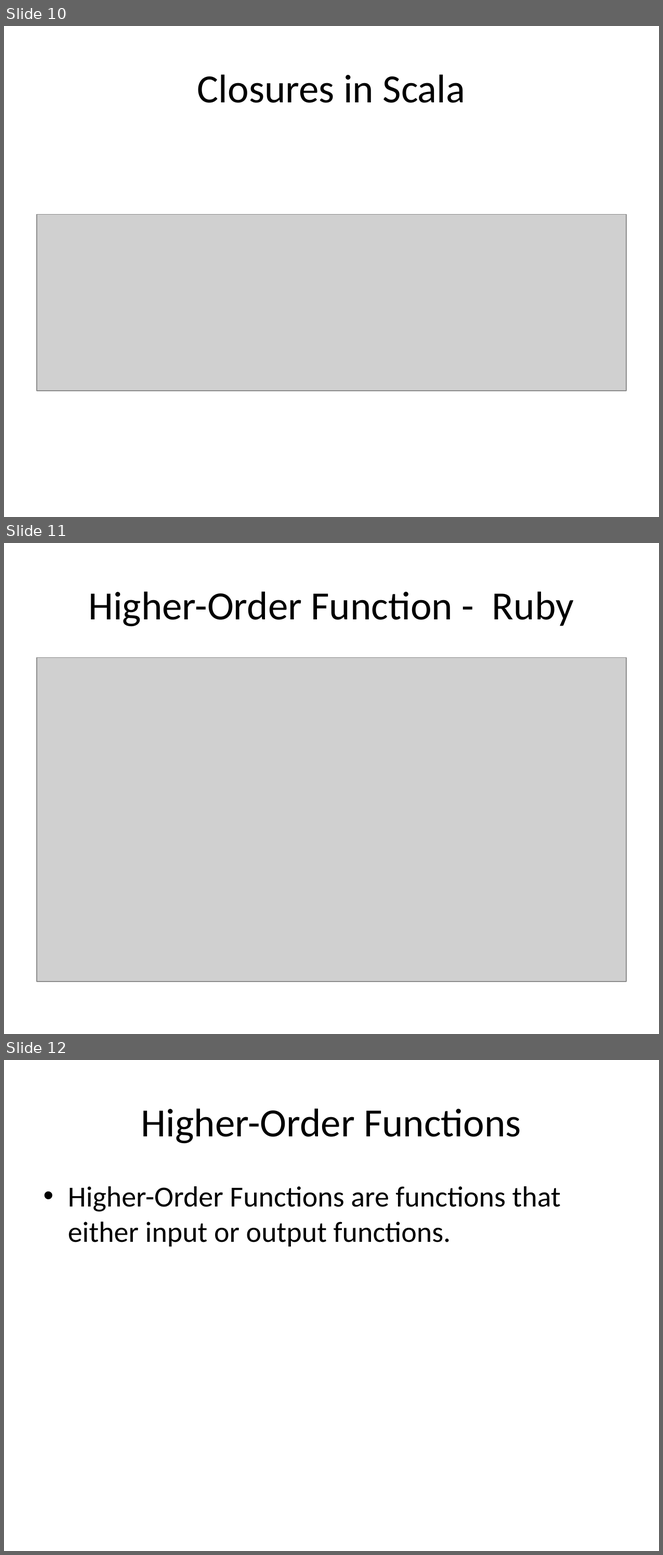
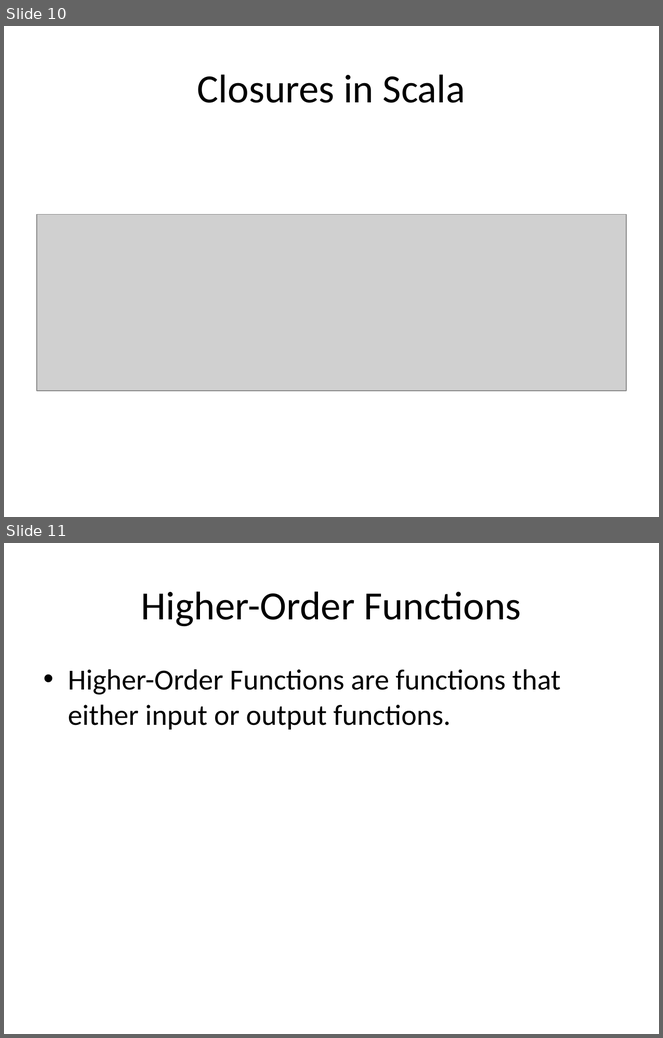
Before and after one commit to todkar/Away_Day, a slide deck: Scala_Away_Day.pptx. Shown one above the other, each under a label of ours: slides 10, 11 and 12 before the commit, slides 10 and 11 after it. The pictures are 663x1555 and 663x1038 pixels, drawn with LibreOffice and Linux fonts; fonts in the diff are those of the drawing; grey boxes stand for pictures. Boxes give left, top, right and bottom in pixels: in the first picture for what was removed or moved away, otherwise in the second. Text is boxed around its words. In the diff, an @@ line names an element or a change of style, - is before the commit and + after.

```diff
--- a/Scala_Away_Day.pptx
+++ b/Scala_Away_Day.pptx
@@ slide 11 removed at (4, 543, 659, 1034), background #FFFFFF @@
@@ title removed at (88, 591, 574, 627) @@
-Higher-Order Function - Ruby
@@ picture removed at (37, 657, 626, 982) @@
@@ what was slide 12 is now slide 11 @@
```
Also in this commit, not shown: 3 slides changed, 6 other files.
